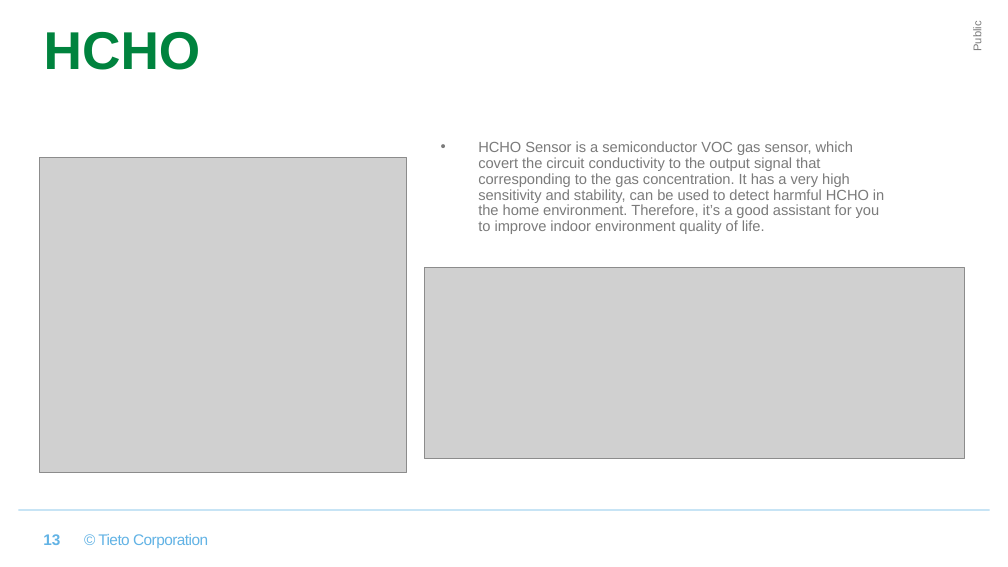
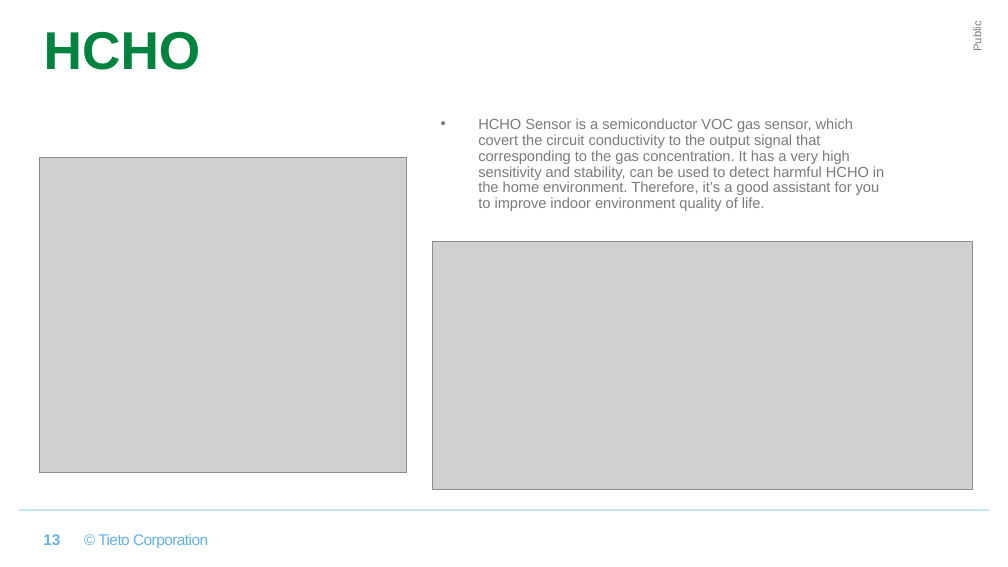
Before and after one commit to xpanhhu/hand-held_environment_monitor, a slide deck: slide 13 of hand-held_environment_monitor_Template.pptx. Drawn at 1008x567 pixels with LibreOffice and Linux fonts; fonts in the diff are those of the drawing; grey boxes stand for pictures; background and template pictures are left out. Boxes give left, top, right and bottom in pixels: in the first picture for what was removed or moved away, otherwise in the second. Text is boxed around its words. In the diff, an @@ line names an element or a change of style, - is before the commit and + after.

Commit message:
update chart

```diff
--- a/hand-held_environment_monitor_Template.pptx
+++ b/hand-held_environment_monitor_Template.pptx
@@ text "HCHO Sensor is a semiconductor ...": place and size @@
-text "HCHO Sensor is a semiconductor ..." at (478, 141, 884, 234)
+text "HCHO Sensor is a semiconductor ..." at (478, 118, 884, 211)
@@ picture: place and size @@
-picture at (424, 268, 964, 459)
+picture at (432, 242, 972, 490)
```
